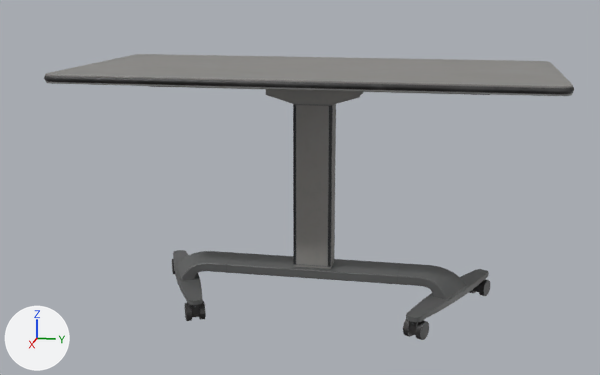
Renders of the FBX model KraftonEngine/Content/Map/GOInc_Desk.fbx from each side of a commit.
One viewpoint serves both versions: a camera (50 mm lens) standing at (7.69, -2.74, 1.71) and looking at (4.5, -3.37, 0.92). Every picture has the same lights, and +X, +Y and +Z are marked at lower left. The older version comes first. Where no turn or scale is listed for an object, it has been applied to the vertices.

In view in the first picture: 'sm_office_desk-6A.mo.002'.
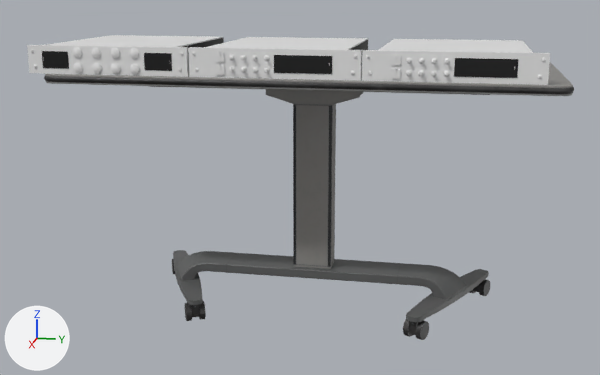
Boxes (x1, y1, x2, y2) around the edits, measured in the pictures (600 x 375 px):
'SM_RackACU04.mo.005', added
    after: (362, 39, 550, 85)
    faces in mat_m_masterscifipopulateinst (white #e7e7e7): (362, 39, 550, 85)
    faces in mat_m_screenieb_screenies (black #000000): (454, 58, 518, 78)
'SM_RackACU04.mo.004', added
    after: (188, 37, 368, 81)
    faces in mat_m_masterscifipopulateinst (white #e7e7e7): (188, 37, 368, 81)
    faces in mat_m_screenieb_screenies (black #000000): (274, 40, 368, 74)
'SM_RackACU07.mo.002', added
    after: (27, 35, 224, 77)
    faces in mat_m_masterscifipopulateinst (white #e7e7e7): (27, 35, 224, 77)
    faces in mat_m_screenieb_screenies (black #000000): (42, 38, 224, 71)

The change, as a diff of the scene's bpy script:
```diff
--- a/KraftonEngine/Content/Map/GOInc_Desk.fbx.py
+++ b/KraftonEngine/Content/Map/GOInc_Desk.fbx.py
@@ mat_m_masterscifipopulateinst @@
+mat_m_masterscifipopulateinst = principled_material('M_MasterSciFiPopulateINST')
+mat_m_masterscifipopulateinst.base_color = (0.8, 0.8, 0.8)  # white #e7e7e7
@@ mat_m_simpleemigreenf @@
+mat_m_simpleemigreenf = principled_material('M_SimpleEmiGreenF')
+mat_m_simpleemigreenf.base_color = (0.8, 0.8, 0.8)  # white #e7e7e7
+mat_m_simpleemigreenf.roughness = 0.4
@@ mat_m_simpleemiorange @@
+mat_m_simpleemiorange = principled_material('M_SimpleEmiOrange')
+mat_m_simpleemiorange.base_color = (0.8, 0.8, 0.8)  # white #e7e7e7
+mat_m_simpleemiorange.roughness = 0.4
@@ mat_m_simpleemblue @@
+mat_m_simpleemblue = principled_material('M_SimpleEmBlue')
+mat_m_simpleemblue.base_color = (0.8, 0.8, 0.8)  # white #e7e7e7
+mat_m_simpleemblue.roughness = 0.4
@@ mat_m_simpleemredf @@
+mat_m_simpleemredf = principled_material('M_SimpleEmRedF')
+mat_m_simpleemredf.base_color = (0.8, 0.8, 0.8)  # white #e7e7e7
+mat_m_simpleemredf.roughness = 0.4
@@ mat_m_screenieb_screenies @@
+mat_m_screenieb_screenies = principled_material('M_ScreenieB_Screenies')
+mat_m_screenieb_screenies.base_color = (0.0, 0.0, 0.0)  # black #000000
@@ me_sm_rackacu07_md_002 @@
+me_sm_rackacu07_md_002.from_pydata(...)  # 2956 vertices, 5272 faces; spans x -0.6..0.029, y -0.3..0.3, z 0.0..0.1
+# faces by material slot: [5048, 60, 32, 12, 108, 12]
+me_sm_rackacu07_md_002.materials.append(mat_m_masterscifipopulateinst)  # white #e7e7e7
+me_sm_rackacu07_md_002.materials.append(mat_m_screenieb_screenies)  # black #000000
+me_sm_rackacu07_md_002.materials.append(mat_m_simpleemredf)  # white #e7e7e7
+me_sm_rackacu07_md_002.materials.append(mat_m_simpleemiorange)  # white #e7e7e7
+me_sm_rackacu07_md_002.materials.append(mat_m_simpleemblue)  # white #e7e7e7
+me_sm_rackacu07_md_002.materials.append(mat_m_simpleemigreenf)  # white #e7e7e7
@@ me_sm_rackacu04_md_004 @@
+me_sm_rackacu04_md_004.from_pydata(...)  # 806 vertices, 1361 faces; spans x -0.6..0.036, y -0.3..0.3, z 0.0..0.1
+# faces by material slot: [1230, 30, 9, 53, 36, 3]
+me_sm_rackacu04_md_004.materials.append(mat_m_masterscifipopulateinst)  # white #e7e7e7
+me_sm_rackacu04_md_004.materials.append(mat_m_screenieb_screenies)  # black #000000
+me_sm_rackacu04_md_004.materials.append(mat_m_simpleemredf)  # white #e7e7e7
+me_sm_rackacu04_md_004.materials.append(mat_m_simpleemiorange)  # white #e7e7e7
+me_sm_rackacu04_md_004.materials.append(mat_m_simpleemblue)  # white #e7e7e7
+me_sm_rackacu04_md_004.materials.append(mat_m_simpleemigreenf)  # white #e7e7e7
@@ ob_sm_rackacu07_mo_002 @@
+ob_sm_rackacu07_mo_002 = bpy.data.objects.new('SM_RackACU07.mo.002', me_sm_rackacu07_md_002)
+ob_sm_rackacu07_mo_002.location = (4.888, -3.993, 1.396)
@@ ob_sm_rackacu04_mo_004 @@
+ob_sm_rackacu04_mo_004 = bpy.data.objects.new('SM_RackACU04.mo.004', me_sm_rackacu04_md_004)
+ob_sm_rackacu04_mo_004.location = (4.888, -3.386, 1.396)
@@ ob_sm_rackacu04_mo_005 @@
+ob_sm_rackacu04_mo_005 = bpy.data.objects.new('SM_RackACU04.mo.005', me_sm_rackacu04_md_004.copy())
+ob_sm_rackacu04_mo_005.location = (4.888, -2.782, 1.396)
```
